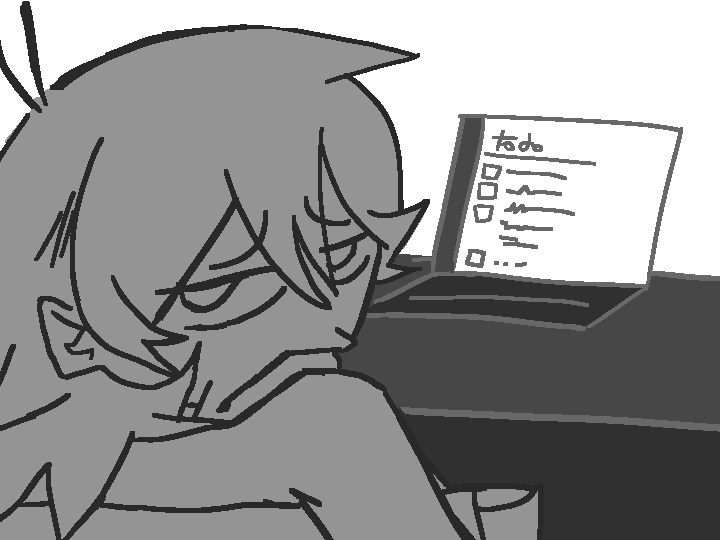
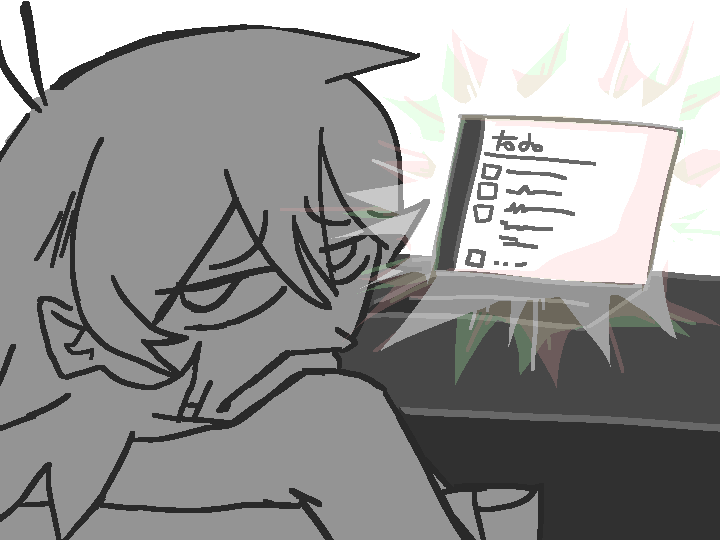
Layered file, before and after one edit (720 x 540). Changes by layer:
added layer "Paint Layer 22" (49%) in group "Group 21" over [280,8,720,388]
painted on "bg" (1st of 3, in "Group 21") over [280,64,720,388]
